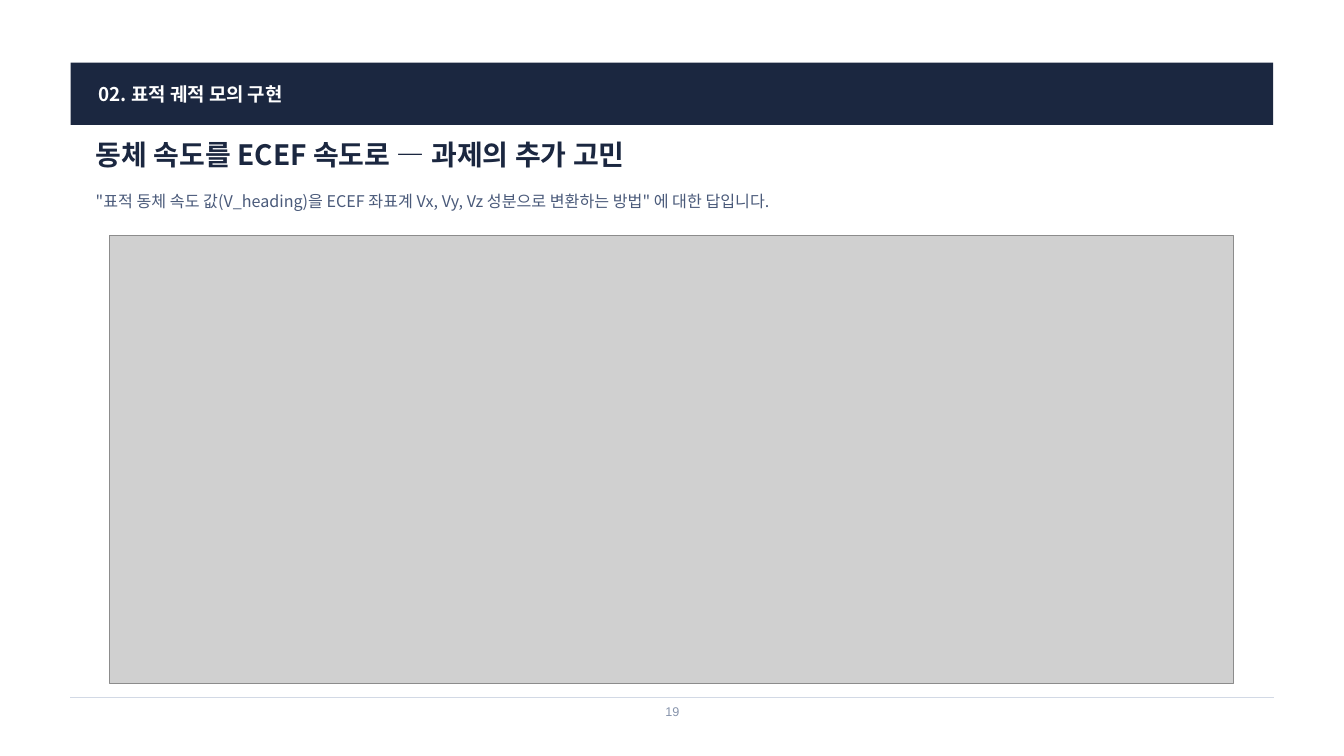
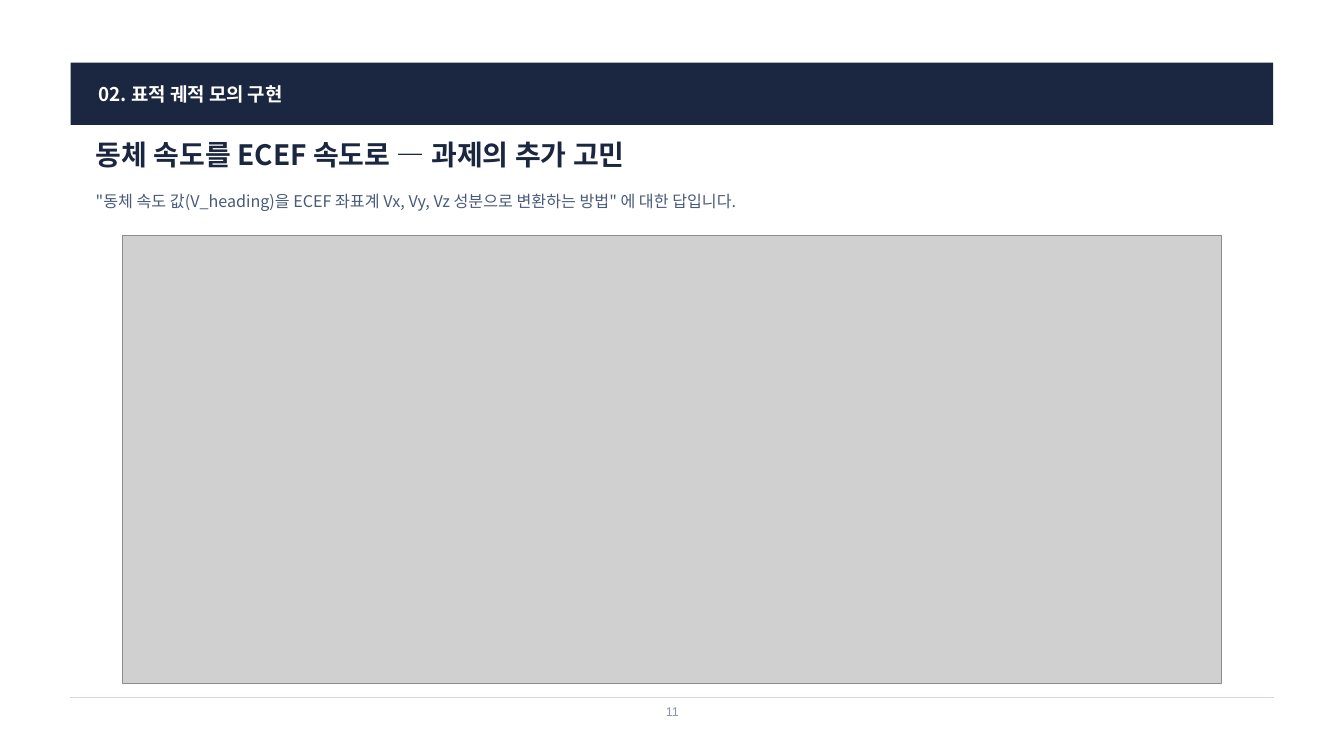
Before and after one commit to harley-hwan/radar-sw-study, a slide deck: slide 11 of Part3_TargetSim/ref/산출물/Chapter3_TargetSim.pptx (slide 19 before the commit). Drawn at 1344x756 pixels with LibreOffice and Linux fonts; fonts in the diff are those of the drawing; grey boxes stand for pictures. Boxes give left, top, right and bottom in pixels: in the first picture for what was removed or moved away, otherwise in the second. Text is boxed around its words. In the diff, an @@ line names an element or a change of style, - is before the commit and + after.

```diff
--- a/Part3_TargetSim/ref/산출물/Chapter3_TargetSim.pptx
+++ b/Part3_TargetSim/ref/산출물/Chapter3_TargetSim.pptx
@@ text at <box>96,193,736,211</box>: text changed @@
-"표적 동체 속도 값(V_heading)을 ECEF 좌표계 Vx, Vy, Vz 성분으로 변환하는 방법" 에 대한 답입니다.
+"동체 속도 값(V_heading)을 ECEF 좌표계 Vx, Vy, Vz 성분으로 변환하는 방법" 에 대한 답입니다.
@@ picture: place and size @@
-picture at <box>110,236,1234,684</box>
+picture at <box>122,236,1222,684</box>
@@ text at <box>666,707,679,716</box>: text changed @@
-19
+11
```
Also in this commit, not shown: 18 other slides changed, 15 slides removed, 28 other files.
